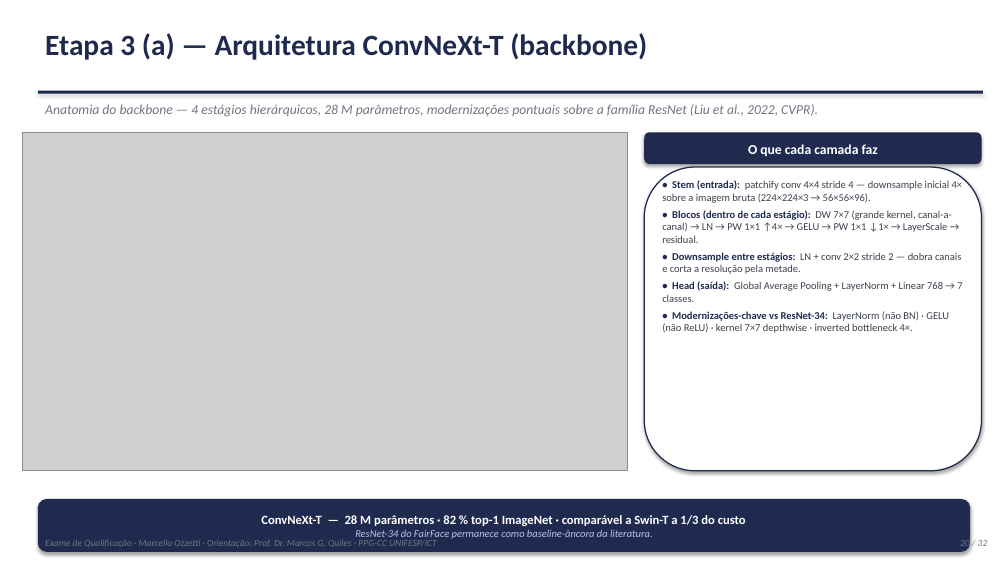
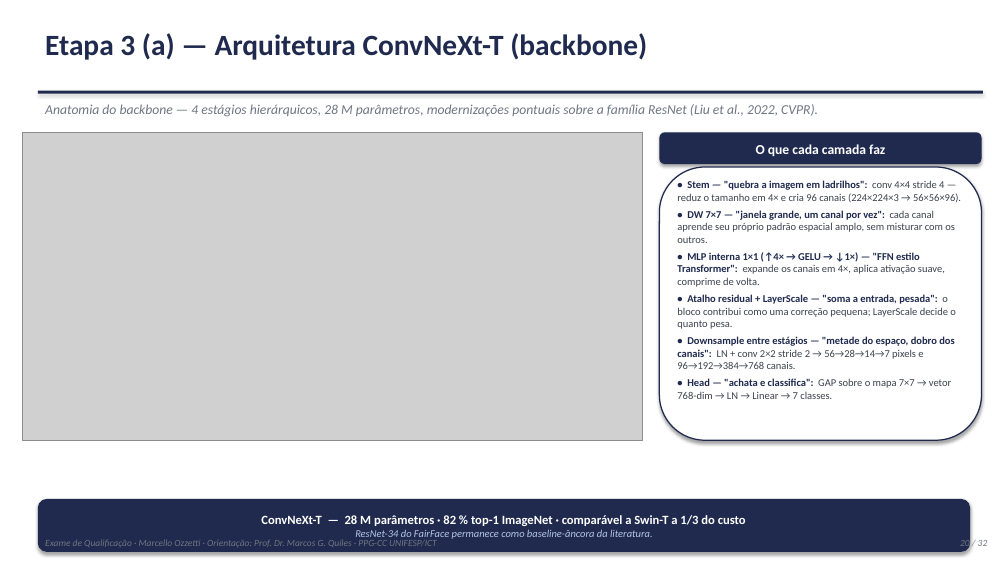
Before and after one commit to marcellozzetti/Facial-Recognition-Models-Mitigating-Bias, a slide deck: slide 20 of docs/ativo/material_qualificacao_2026-10-05.pptx. Drawn at 1008x567 pixels with LibreOffice and Linux fonts; fonts in the diff are those of the drawing; grey boxes stand for pictures. Boxes give left, top, right and bottom in pixels: in the first picture for what was removed or moved away, otherwise in the second. Text is boxed around its words. In the diff, an @@ line names an element or a change of style, - is before the commit and + after.

```diff
--- a/docs/ativo/material_qualificacao_2026-10-05.pptx
+++ b/docs/ativo/material_qualificacao_2026-10-05.pptx
@@ picture: place and size @@
-picture at [23,132,628,471]
+picture at [23,132,643,440]
@@ rounded rectangle "O que cada camada faz": place and size @@
-rounded rectangle "O que cada camada faz" at [644,132,982,164]
+rounded rectangle "O que cada camada faz" at [659,132,982,164]
@@ rounded rectangle: place and size @@
-rounded rectangle at [644,167,982,471]
+rounded rectangle at [659,167,982,440]
@@ text at [677,180,961,399]: text changed @@
-• Stem (entrada): patchify conv 4×4 stride 4 — downsample inicial 4× sobre a imagem bruta (224×224×3 → 56×56×96).
-• Blocos (dentro de cada estágio): DW 7×7 (grande kernel, canal-a-canal) → LN → PW 1×1 ↑4× → GELU → PW 1×1 ↓1× → LayerScale → residual.
-• Downsample entre estágios: LN + conv 2×2 stride 2 — dobra canais e corta a resolução pela metade.
-• Head (saída): Global Average Pooling + LayerNorm + Linear 768 → 7 classes.
-• Modernizações-chave vs ResNet-34: LayerNorm (não BN) · GELU (não ReLU) · kernel 7×7 depthwise · inverted bottleneck 4×.
+• Stem — "quebra a imagem em ladrilhos": conv 4×4 stride 4 — reduz o tamanho em 4× e cria 96 canais (224×224×3 → 56×56×96).
+• DW 7×7 — "janela grande, um canal por vez": cada canal aprende seu próprio padrão espacial amplo, sem misturar com os outros.
+• MLP interna 1×1 (↑4× → GELU → ↓1×) — "FFN estilo Transformer": expande os canais em 4×, aplica ativação suave, comprime de volta.
+• Atalho residual + LayerScale — "soma a entrada, pesada": o bloco contribui como uma correção pequena; LayerScale decide o quanto pesa.
+• Downsample entre estágios — "metade do espaço, dobro dos canais": LN + conv 2×2 stride 2 → 56→28→14→7 pixels e 96→192→384→768 canais.
+• Head — "achata e classifica": GAP sobre o mapa 7×7 → vetor 768-dim → LN → Linear → 7 classes.
```
Also in this commit, not shown: 4 other files.
